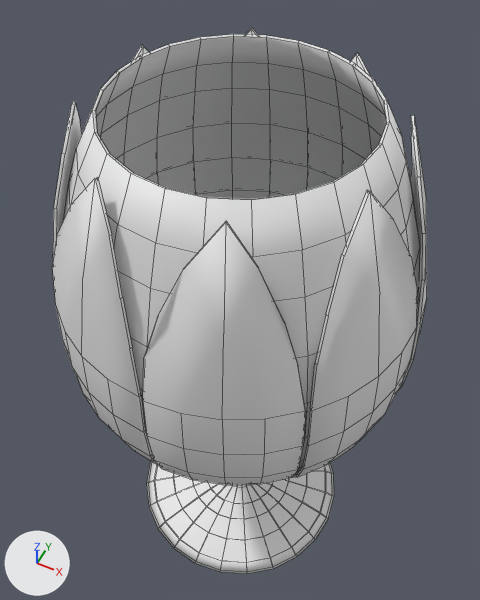
The FBX model Assets/temple/golden dawn/cup2.fbx: old version first, new version second.
Rendered twice from a camera (50 mm lens) standing at (3.84, -7.7, 11.47) and looking at (-0.36, 0.69, 0.98). The lights are fixed; the arrows at lower left show +X, +Y and +Z. Mesh edges are drawn as thin lines. Where no turn or scale is listed for an object, it has been applied to the vertices.

Objects in the first picture: 'Glass', 'Petals'.
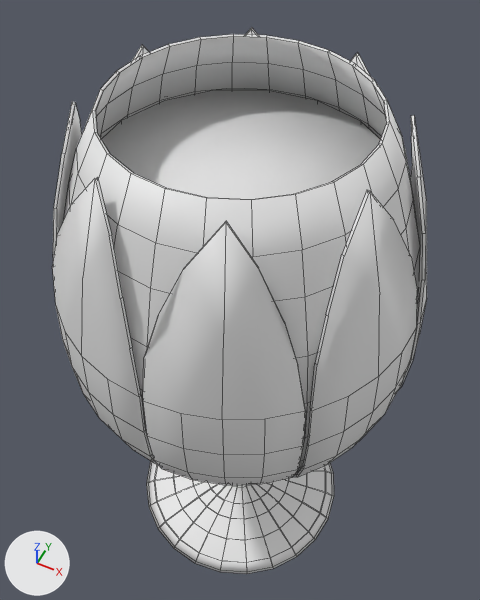
Boxes [x1, y1, x2, y2] around the edits, measured in the pictures (480 x 600 px):
```json
{"object": "Liquid", "change": "added", "after": [102, 90, 381, 199]}
```

The change, as JSON lines over the scene's bpy script:
```json
{"op": "add", "block": "me_plane_001", "code": ["me_plane_001 = bpy.data.meshes.new('Plane.001')", "me_plane_001.from_pydata(...)  # 102 vertices, 87 faces; spans x -3.07..3.12, y -3.11..3.11, z -1.25..4.81"]}
{"op": "add", "block": "ob_liquid", "code": ["ob_liquid = bpy.data.objects.new('Liquid', me_plane_001)", "ob_liquid.location = (0.0, 0.0, 0.0)"]}
```
